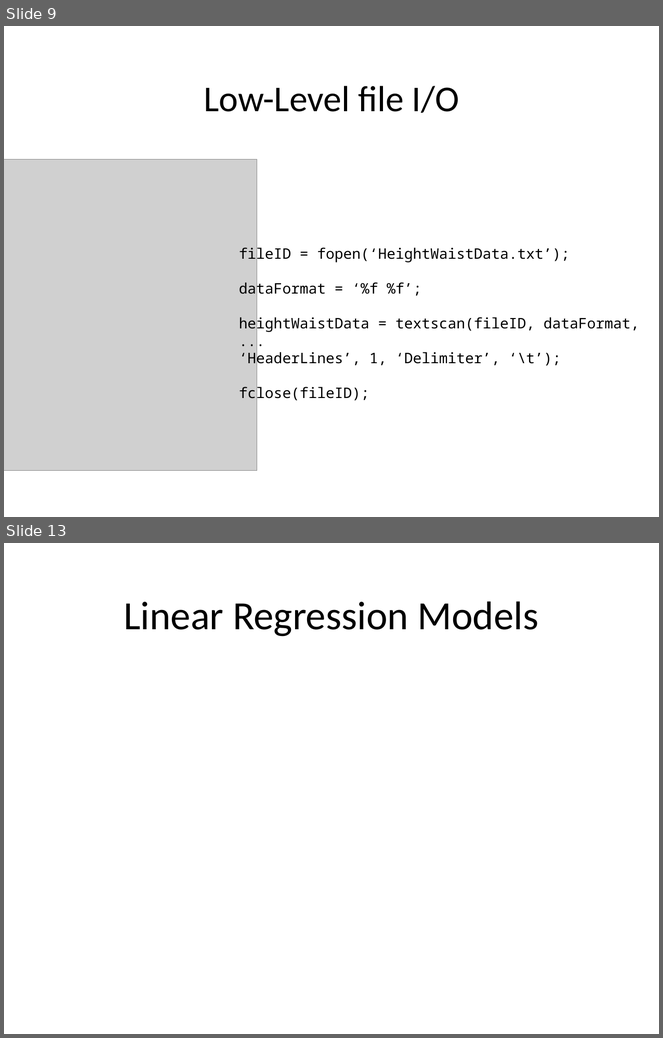
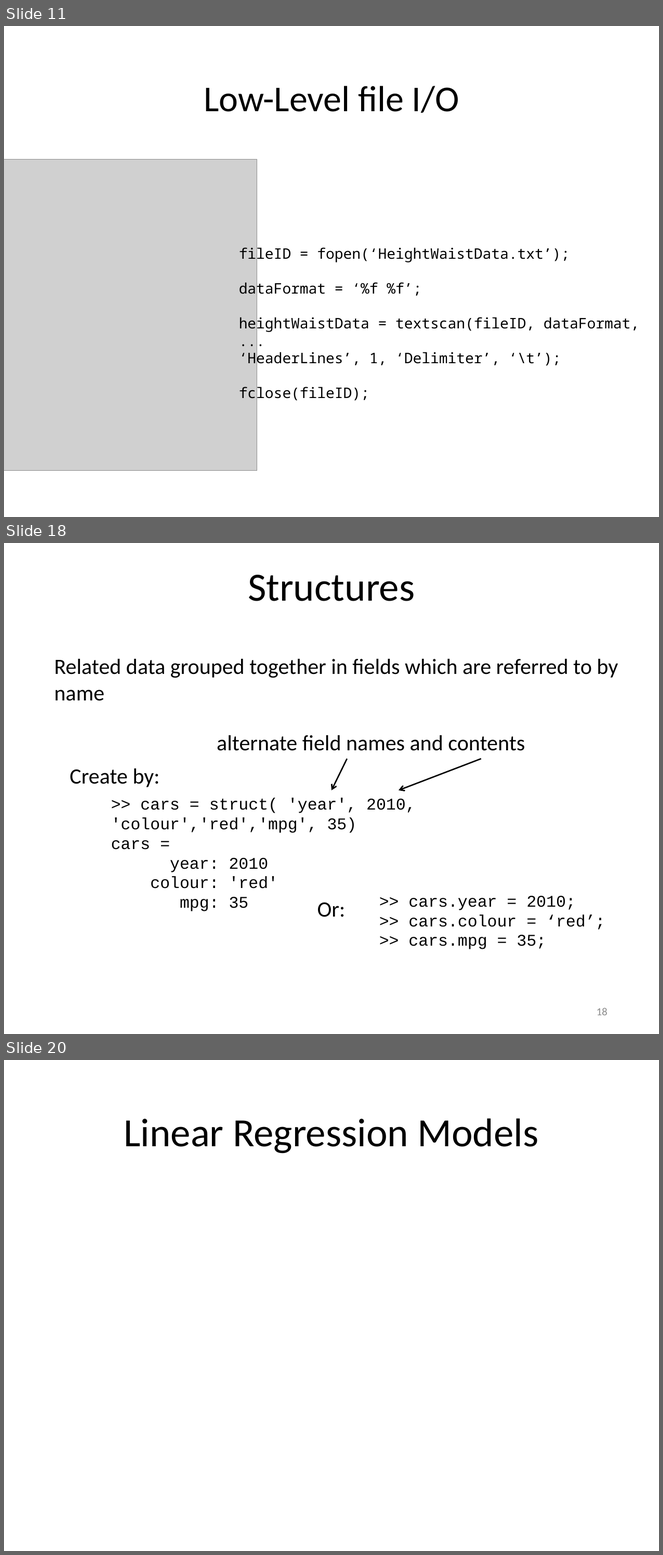
Before and after one commit to louisepb/Nottingham_Workshop, a slide deck: InstructorMaterials/Best Practices for Software Development using MATLAB.pptx. Shown one above the other, each under a label of ours: slides 9 and 13 before the commit, slides 11, 18 and 20 after it; the slides between them are not shown. The pictures are 663x1038 and 663x1555 pixels, drawn with LibreOffice and Linux fonts; fonts in the diff are those of the drawing; grey boxes stand for pictures. Boxes give left, top, right and bottom in pixels: in the first picture for what was removed or moved away, otherwise in the second. Text is boxed around its words. In the diff, an @@ line names an element or a change of style, - is before the commit and + after.

```diff
--- a/InstructorMaterials/Best Practices for Software Development using MATLAB.pptx
+++ b/InstructorMaterials/Best Practices for Software Development using MATLAB.pptx
@@ slide 18 added at <box>4,543,659,1034</box>, background #FFFFFF @@
@@ title added at <box>248,575,415,601</box>, 44 pt, text #000000 @@
+Structures
@@ text added at <box>54,658,618,701</box>, 24 pt, text #000000 @@
+Related data grouped together in fields which are referred to by name
@@ group added at <box>111,735,525,912</box>: 2 texts, 2 arrows @@
+>> cars = struct( 'year', 2010, 'colour','red','mpg', 35)
+cars =
+year: 2010
+colour: 'red'
+mpg: 35
+alternate field names and contents
@@ text added at <box>70,768,160,787</box>, 24 pt, text #000000 @@
+Create by:
@@ text added at <box>409,896,605,950</box>, 18 pt, text #000000 @@
+>> cars.year = 2010;
+>> cars.colour = ‘red’;
+>> cars.mpg = 35;
@@ text added at <box>318,902,346,917</box>, 24 pt, text #000000 @@
+Or:
@@ page number added at <box>597,1008,608,1016</box>, 12 pt, text #8C8C8C @@
+18
@@ what was slide 9 is now slide 11 @@
@@ what was slide 13 is now slide 20 @@
```
Also in this commit, not shown: 3 slides changed, 12 other slides added, 4 slides removed.
